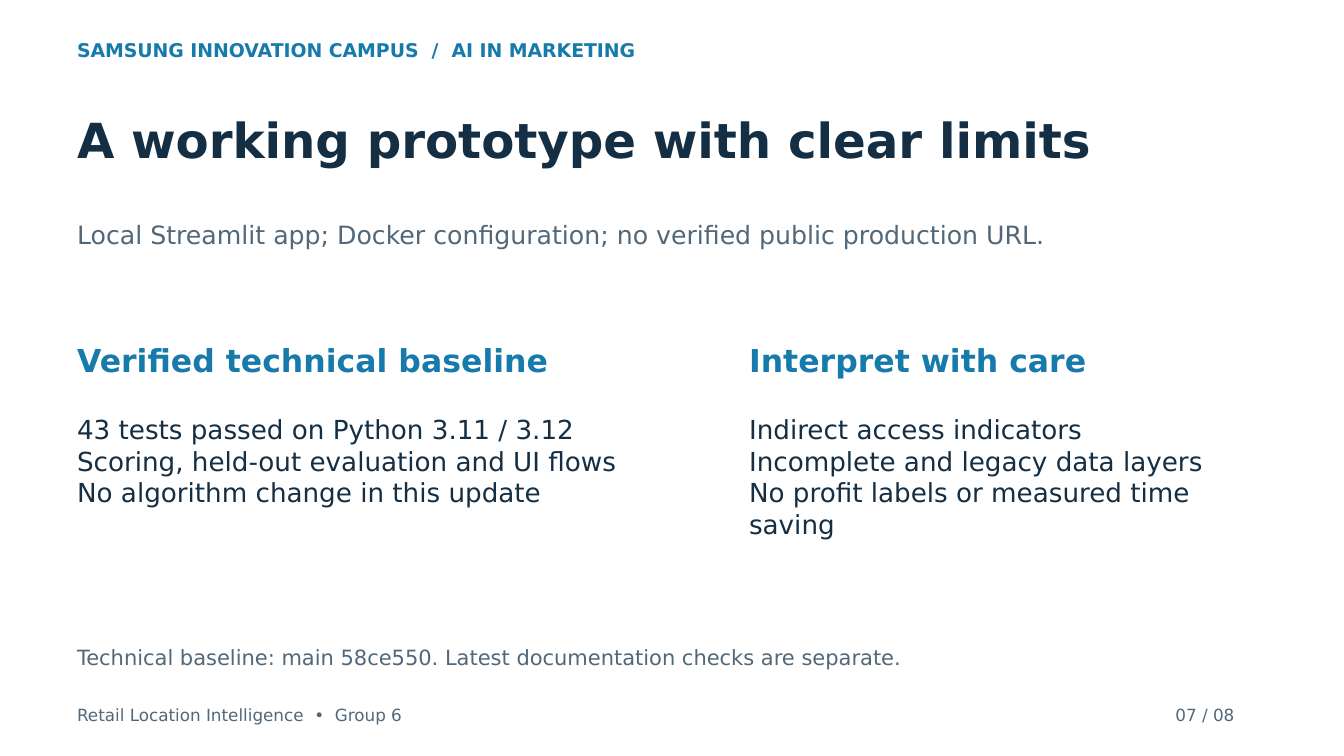
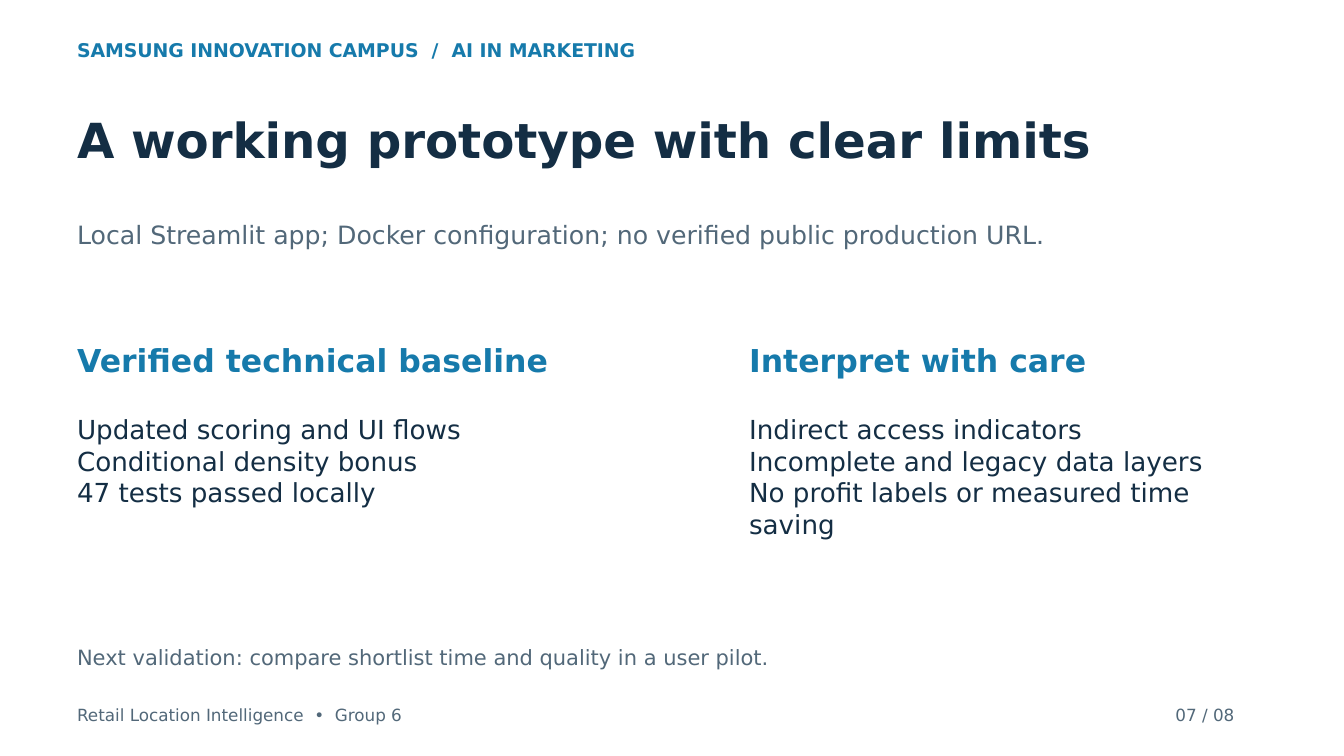
Before and after one commit to edasaruhan/SIC_AI_17_Capstone_Group_6, a slide deck: slide 7 of docs/Capstone_Presentation.pptx. Drawn at 1344x756 pixels with LibreOffice and Linux fonts; fonts in the diff are those of the drawing. Boxes give left, top, right and bottom in pixels: in the first picture for what was removed or moved away, otherwise in the second. Text is boxed around its words. In the diff, an @@ line names an element or a change of style, - is before the commit and + after.

Commit message:
Update capstone deck and guide for density and SDGs

```diff
--- a/docs/Capstone_Presentation.pptx
+++ b/docs/Capstone_Presentation.pptx
@@ text at <box>77,419,461,507</box>: text changed @@
-43 tests passed on Python 3.11 / 3.12
-Scoring, held-out evaluation and UI flows
-No algorithm change in this update
+Updated scoring and UI flows
+Conditional density bonus
+47 tests passed locally
@@ text at <box>77,649,769,670</box>: text changed @@
-Technical baseline: main 58ce550. Latest documentation checks are separate.
+Next validation: compare shortlist time and quality in a user pilot.
```
Also in this commit, not shown: 3 other slides changed, 1 other file.
